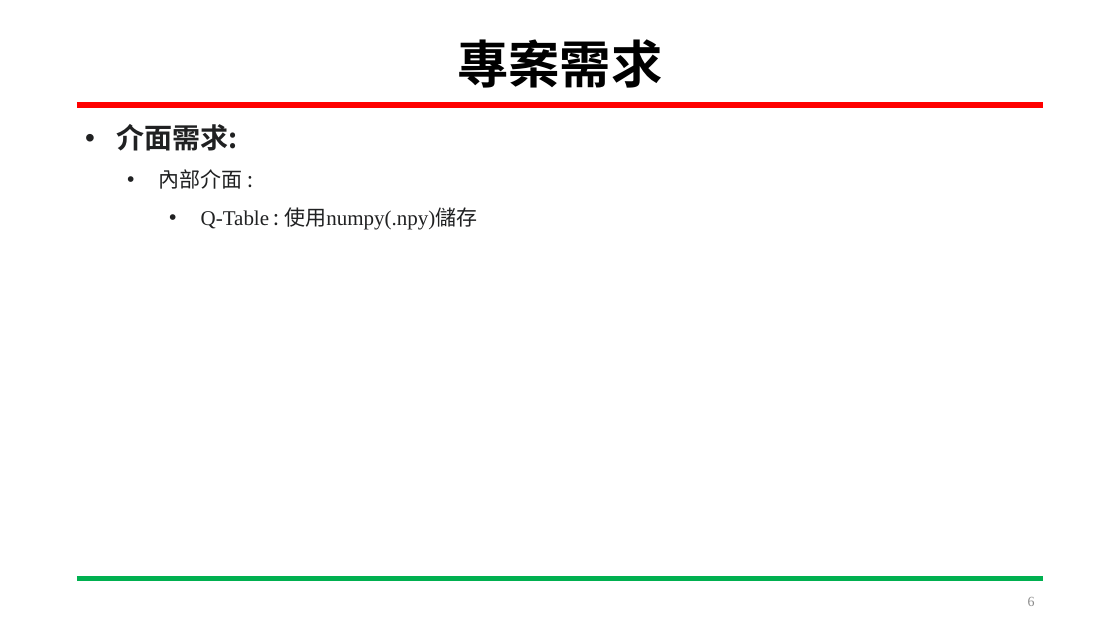
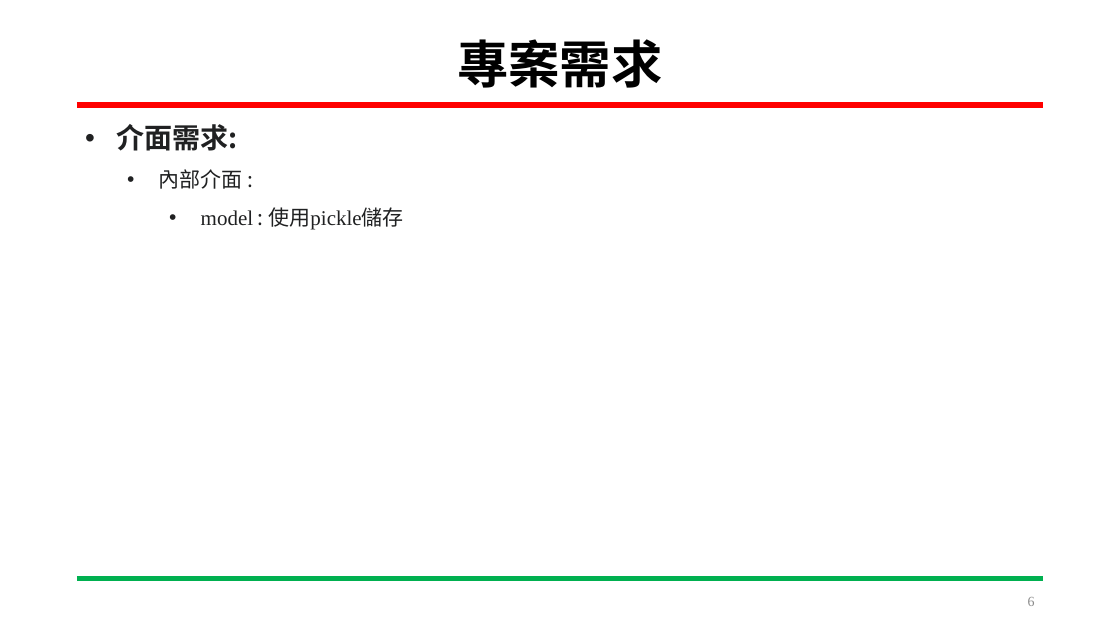
Before and after one commit to HOURFA/ML, a slide deck: slide 6 of final_project/DevelopmentLog/ML_finalproject.pptx. Drawn at 1120x630 pixels with LibreOffice and Linux fonts; fonts in the diff are those of the drawing. Boxes give left, top, right and bottom in pixels: in the first picture for what was removed or moved away, otherwise in the second. Text is boxed around its words. In the diff, an @@ line names an element or a change of style, - is before the commit and + after.

```diff
--- a/final_project/DevelopmentLog/ML_finalproject.pptx
+++ b/final_project/DevelopmentLog/ML_finalproject.pptx
@@ text at [201, 207, 403, 230]: text changed @@
-    • Q-Table : 使用numpy(.npy)儲存
+    • model : 使用pickle儲存
```
Also in this commit, not shown: 9 other slides changed, 2 slides added, 1 other file.
